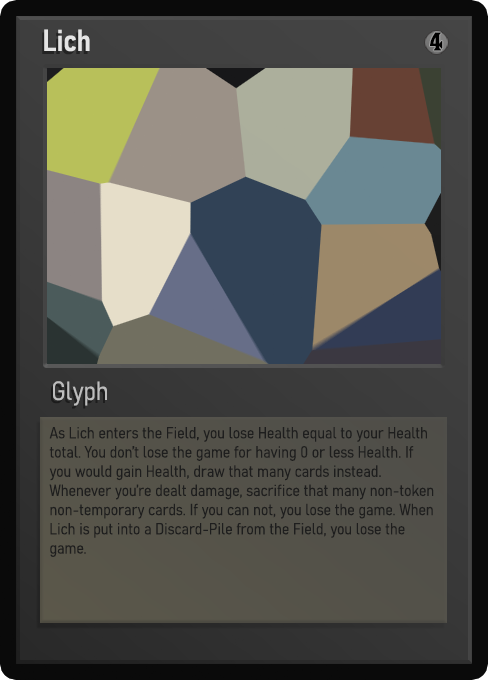
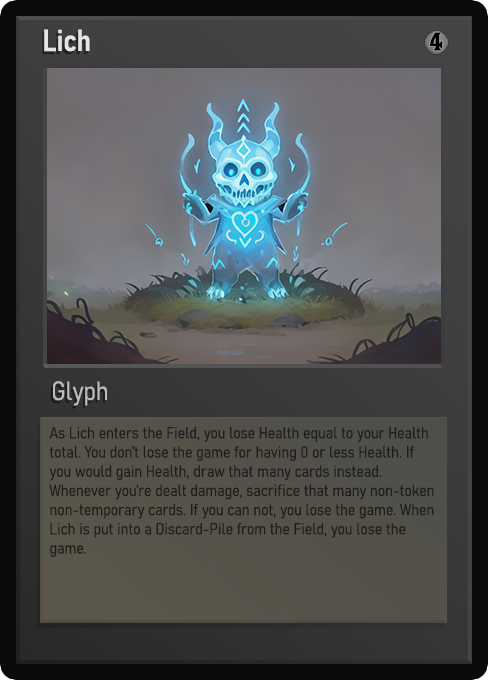
Layered file, before and after one edit (w=488, h=680). Changes by layer:
painted on "Name" over [left=44, top=36, right=76, bottom=52]
painted on "Class" over [left=53, top=383, right=95, bottom=406]
painted on "Desc_smaller" over [left=50, top=427, right=434, bottom=557]
painted on "Artwork" over [left=47, top=68, right=441, bottom=364]
